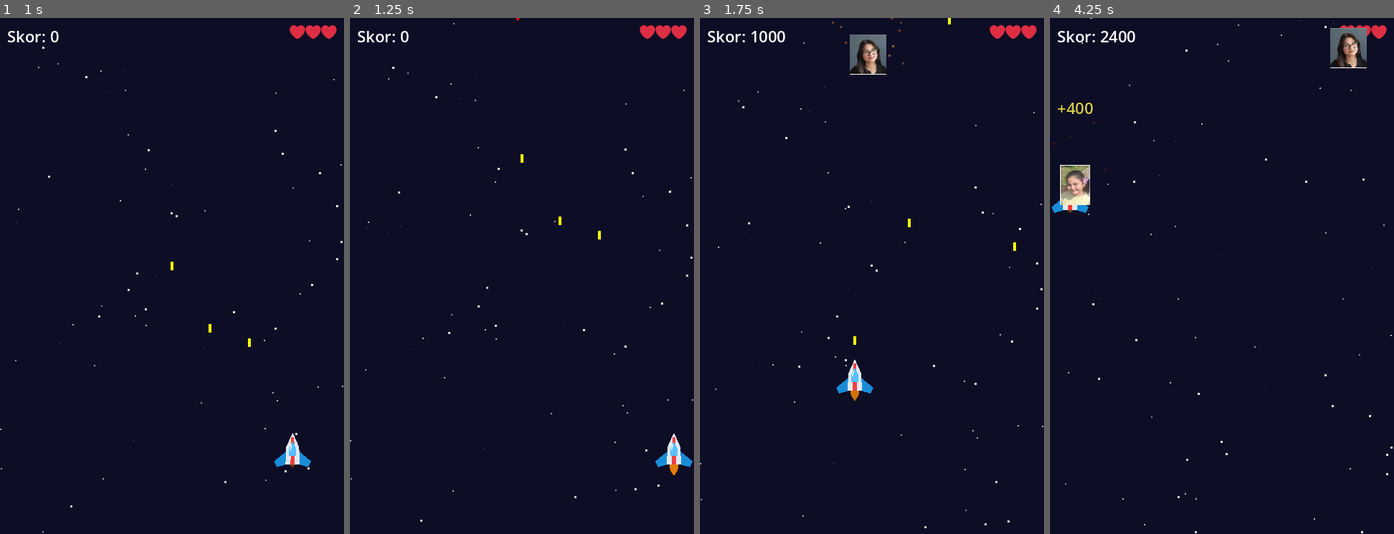
Above: before the commit, frames 1-4 (left to right).
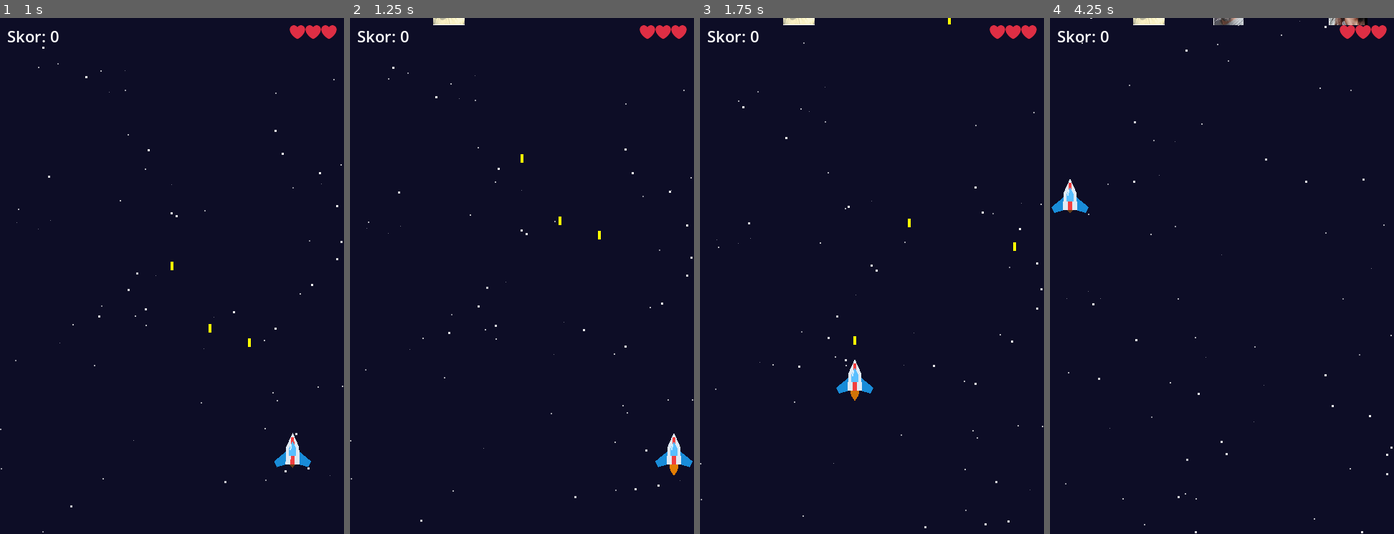
Above: after the commit, the same moments.

Repository: RmznBDY/uzay-atis-oyunu
Game: Godot game, scene res://main.tscn
Same seed, same stepped clock (60 frames per second), same inputs: the game is played once before the commit and once after it.
Inputs (mouse positions are in pixels of both pictures, inside the frame that each line leads up to):
- Up to frame 1 (1 s): tap Enter (ui_accept) at 0.5, 0.77 s; move the mouse to (247, 250) at 0.52 s; hold Right (ui_right) from 0.53 s (still down); click (247, 250) at 0.67 s
- Up to frame 2 (1.25 s): keep holding Right (ui_right)
- Up to frame 3 (1.75 s): release Right (ui_right) at 1.25 s; drag from (803, 301) to (854, 379) at 1.27 s
- Up to frame 4 (4.25 s): move the mouse to (1256, 162) at 2.02 s; hold Right (ui_right) 2.03-2.75 s; drag from (1204, 379) to (1118, 198) at 2.77 s; move the mouse to (1325, 353) at 3.52 s; hold Left (ui_left) from 3.53 s (still down); tap Enter (ui_accept) at 3.77 s

Frame 1 is identical in both runs. In frame 2, 0.1% of the frame differs, in the area x 24-50%, y 0-2%; in frame 3, 1.0%; in frame 4, 2.0%, in the area x 0-93%, y 0-37%.
Error after the commit: Trying to assign value of type 'Node2D' to a variable of type 'Polygon2D'. (res://main.gd:182)

Commit message:
Dusmanlar foto olarak goruluyor, Adsiz3 1000 puan

Diff:
--- a/main.gd
+++ b/main.gd
@@ -25,10 +25,11 @@
 const PHOTO_SCORES = {
 	"Adsız.png": 100,
 	"Adsız2.png": 250,
-	"Adsız3.png": 400,
+	"Adsız3.png": 1000,
 	"Adsız4.png": 400,
-	"Adsız5.png": 1000,
+	"Adsız5.png": 400,
 }
+const ENEMY_PHOTO_SIZE = 60.0
 const PHOTO_WEIGHTS = {
 	"Adsız3.png": 2,
 }
@@ -192,11 +193,13 @@
 
 		if enemy_hit:
 			_spawn_explosion(enemy.position, Color(1.0, 0.5, 0.0))
-			var earned: int = _spawn_animal(enemy.position)
-			_spawn_score_popup(enemy.position, earned)
+			var stored_score: int = enemy.get_meta("score", DEFAULT_ENEMY_SCORE)
+			var stored_tex = enemy.get_meta("photo_texture", null)
+			_spawn_trophy(enemy.position, stored_tex)
+			_spawn_score_popup(enemy.position, stored_score)
 			enemy.queue_free()
 			enemies.remove_at(i)
-			score += earned
+			score += stored_score
 			score_label.text = "Skor: %d" % score
 			continue
 
@@ -303,13 +306,32 @@
 
 
 func _spawn_enemy() -> void:
-	var enemy := Polygon2D.new()
-	enemy.polygon = PackedVector2Array([
-		Vector2(0, 15),
-		Vector2(-15, -15),
-		Vector2(15, -15),
-	])
-	enemy.color = Color.RED
+	var enemy := Node2D.new()
+	enemy.set_meta("score", DEFAULT_ENEMY_SCORE)
+	enemy.set_meta("photo_texture", null)
+
+	if photos.size() > 0:
+		var picked: Dictionary = photos[randi() % photos.size()]
+		var tex: Texture2D = picked["texture"]
+		var sprite := Sprite2D.new()
+		sprite.texture = tex
+		var tex_size := tex.get_size()
+		var max_dim: float = max(tex_size.x, tex_size.y)
+		var fit_scale: float = ENEMY_PHOTO_SIZE / max_dim
+		sprite.scale = Vector2(fit_scale, fit_scale)
+		enemy.add_child(sprite)
+		enemy.set_meta("score", picked["score"])
+		enemy.set_meta("photo_texture", tex)
+	else:
+		var poly := Polygon2D.new()
+		poly.polygon = PackedVector2Array([
+			Vector2(0, 15),
+			Vector2(-15, -15),
+			Vector2(15, -15),
+		])
+		poly.color = Color.RED
+		enemy.add_child(poly)
+
 	enemy.position = Vector2(randf_range(30.0, SCREEN_WIDTH - 30.0), -20.0)
 	add_child(enemy)
 	enemies.append(enemy)
@@ -344,13 +366,10 @@
 	dir.list_dir_end()
 
 
-func _spawn_animal(pos: Vector2) -> int:
+func _spawn_trophy(pos: Vector2, tex) -> void:
 	var trophy: Node2D
-	var earned := DEFAULT_ENEMY_SCORE
-	if photos.size() > 0:
-		var picked: Dictionary = photos[randi() % photos.size()]
-		trophy = _make_photo_trophy(picked["texture"])
-		earned = picked["score"]
+	if tex != null:
+		trophy = _make_photo_trophy(tex)
 	else:
 		trophy = _make_emoji_trophy()
 	trophy.position = pos
@@ -361,7 +380,6 @@
 	tween.tween_property(trophy, "position:y", trophy.position.y + ANIMAL_FALL_DISTANCE, ANIMAL_LIFETIME)
 	tween.tween_property(trophy, "modulate:a", 0.0, ANIMAL_LIFETIME).set_delay(ANIMAL_LIFETIME * 0.4)
 	tween.chain().tween_callback(trophy.queue_free)
-	return earned
 
 
 func _make_emoji_trophy() -> Node2D:
Not shown, changed: docs/index.html
Not shown, changed: docs/index.pck
